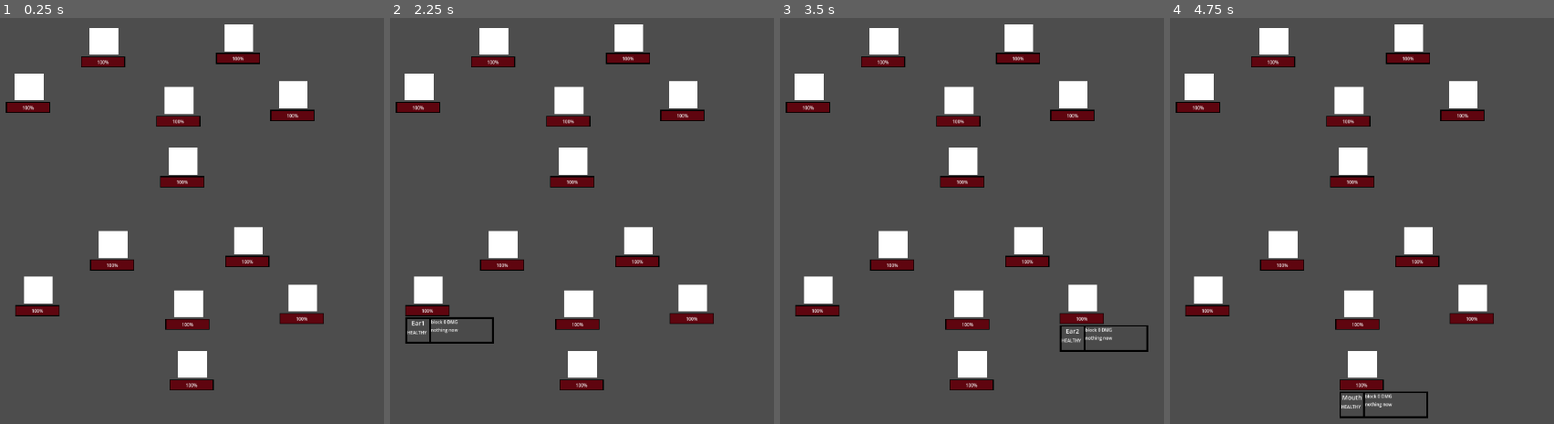
Above: before the commit, frames 1-4 (left to right).
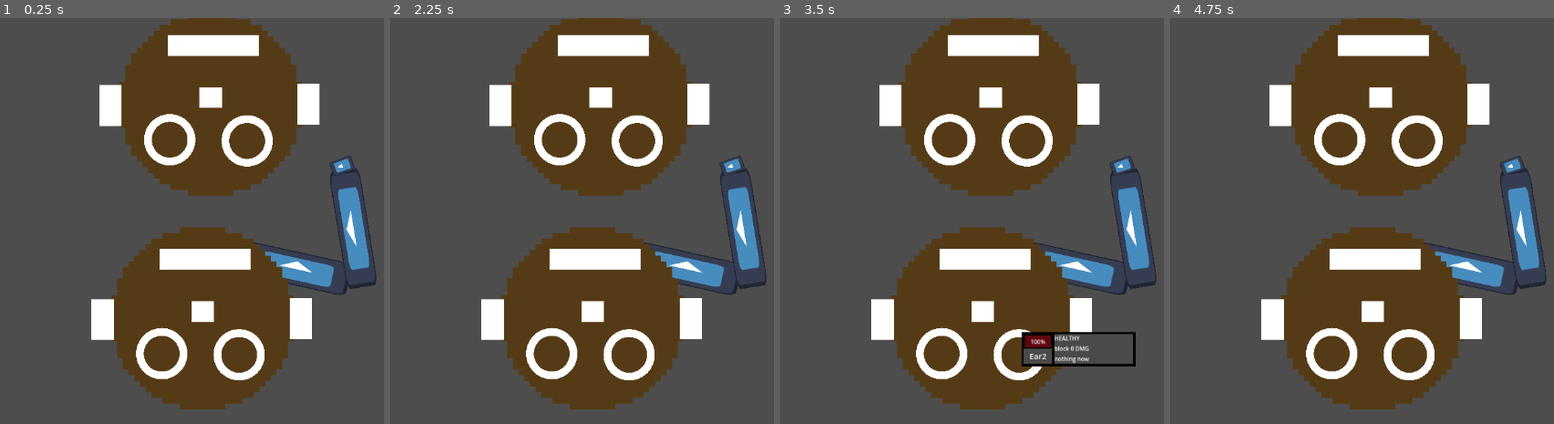
Above: after the commit, the same moments.

Repository: Floorban/GGJ3036
Game: Godot game, scene res://game/level/combat_area/combat_area_eric_test.tscn
Same seed, same stepped clock (60 frames per second), same inputs: the game is played once before the commit and once after it. The engine's default icon, where the game draws it, is replaced by a stand-in: a white triangle on a blue panel in a dark square.
Inputs (mouse positions are in pixels of both pictures, inside the frame that each line leads up to):
- Up to frame 1 (0.25 s): no input
- Up to frame 2 (2.25 s): tap Enter at 0.5, 2 s; move the mouse to (501, 245) at 0.52 s; click (501, 245) at 0.67 s; tap Space at 1.25 s; move the mouse to (639, 241) at 1.27 s; click (639, 241) at 1.42 s; move the mouse to (428, 290) at 2.02 s; click (428, 290) at 2.17 s
- Up to frame 3 (3.5 s): tap Space at 2.75 s; move the mouse to (1083, 298) at 2.77 s; click (1083, 298) at 2.92 s
- Up to frame 4 (4.75 s): tap Enter at 3.5 s; move the mouse to (1358, 302) at 3.52 s; click (1358, 302) at 3.67 s; tap Space at 4.25 s; move the mouse to (1362, 363) at 4.27 s; click (1362, 363) at 4.42 s

The runs differ from the first frame. In frame 1, 41% of the frame differs, in the area x 1-99%, y 0-97%; in frame 2, 42%; in frame 3, 41%; in frame 4, 41%.

Commit message:
arm ik

Diff:
--- a/game/level/combat_area/combat_area_eric_test.tscn
+++ b/game/level/combat_area/combat_area_eric_test.tscn
@@ -9,11 +9,12 @@
 enemy = NodePath("Enemy")
 
 [node name="Player" parent="." index="0" unique_id=1861387119 instance=ExtResource("2_27j7o")]
-position = Vector2(583, 469)
+position = Vector2(557, 509)
+attack_damage = 1.0
 
 [node name="Enemy" parent="." index="1" unique_id=1231642872 instance=ExtResource("3_27j7o")]
-position = Vector2(562, 10)
+position = Vector2(564, 321)
 
 [node name="Camera2D" type="Camera2D" parent="." index="2" unique_id=115216192]
-position = Vector2(652, 414)
-zoom = Vector2(0.7, 0.7)
+position = Vector2(574, 425)
+zoom = Vector2(1.8, 1.8)
--- a/game/system/anatomy/anatomy.tscn
+++ b/game/system/anatomy/anatomy.tscn
@@ -4,23 +4,20 @@
 [ext_resource type="Texture2D" uid="uid://dina2mpprqa58" path="res://sprites/ui/white.png" id="2_phaok"]
 [ext_resource type="PackedScene" uid="uid://c1xy4lkq206i0" path="res://game/system/anatomy/anatomy_ui.tscn" id="2_r8mws"]
 
-[sub_resource type="RectangleShape2D" id="RectangleShape2D_phaok"]
-size = Vector2(62, 58)
-
 [node name="Anatomy" type="Node2D" unique_id=1690948451 groups=["anatomy"]]
 script = ExtResource("1_hstcr")
 max_hp = 3.0
 
 [node name="Sprite" type="Sprite2D" parent="." unique_id=500964707]
+scale = Vector2(0.3, 0.3)
 texture = ExtResource("2_phaok")
 
 [node name="MouseDetectArea" type="Area2D" parent="." unique_id=1106976729]
 
 [node name="CollisionShape2D" type="CollisionShape2D" parent="MouseDetectArea" unique_id=149295176]
-shape = SubResource("RectangleShape2D_phaok")
 
 [node name="AnatomyUI" parent="." unique_id=665909425 instance=ExtResource("2_r8mws")]
 offset_left = -52.0
-offset_top = 61.0
+offset_top = 12.0
 offset_right = 148.0
-offset_bottom = 121.0
+offset_bottom = 72.0
--- a/game/system/anatomy/anatomy_ui.gd
+++ b/game/system/anatomy/anatomy_ui.gd
@@ -19,4 +19,4 @@
 	label_effect.text = effect
 
 func toggle_panel(turned_on: bool) -> void:
-	panel.visible = turned_on
+	visible = turned_on
--- a/game/system/anatomy/anatomy_ui.tscn
+++ b/game/system/anatomy/anatomy_ui.tscn
@@ -1,6 +1,14 @@
 [gd_scene format=3 uid="uid://c1xy4lkq206i0"]
 
 [ext_resource type="Script" uid="uid://ccdqq5mspaiqg" path="res://game/system/anatomy/anatomy_ui.gd" id="1_kt6gv"]
+
+[sub_resource type="StyleBoxFlat" id="StyleBoxFlat_5v1lm"]
+bg_color = Color(0.29060543, 0.2906055, 0.29060534, 1)
+border_width_left = 4
+border_width_top = 4
+border_width_right = 4
+border_width_bottom = 4
+border_color = Color(0, 0, 0, 1)
 
 [sub_resource type="StyleBoxFlat" id="StyleBoxFlat_kt6gv"]
 bg_color = Color(0.011764706, 0.011764706, 0.011764706, 0.40392157)
@@ -18,14 +26,6 @@
 border_width_bottom = 2
 border_color = Color(0, 0, 0, 1)
 
-[sub_resource type="StyleBoxFlat" id="StyleBoxFlat_5v1lm"]
-bg_color = Color(0.29060543, 0.2906055, 0.29060534, 1)
-border_width_left = 4
-border_width_top = 4
-border_width_right = 4
-border_width_bottom = 4
-border_color = Color(0, 0, 0, 1)
-
 [sub_resource type="StyleBoxLine" id="StyleBoxLine_kt6gv"]
 thickness = 4
 vertical = true
@@ -38,19 +38,6 @@
 offset_bottom = 60.0
 script = ExtResource("1_kt6gv")
 
-[node name="HpBar" type="ProgressBar" parent="." unique_id=1828563697]
-unique_name_in_owner = true
-custom_minimum_size = Vector2(100, 25)
-layout_mode = 0
-offset_top = -27.0
-offset_right = 50.0
-offset_bottom = -2.0
-theme_override_font_sizes/font_size = 10
-theme_override_styles/background = SubResource("StyleBoxFlat_kt6gv")
-theme_override_styles/fill = SubResource("StyleBoxFlat_2wssl")
-max_value = 3.0
-step = 0.1
-
 [node name="Panel" type="Panel" parent="." unique_id=273158366]
 layout_mode = 1
 anchors_preset = 15
@@ -58,6 +45,7 @@
 anchor_bottom = 1.0
 grow_horizontal = 2
 grow_vertical = 2
+scale = Vector2(0.5, 0.5)
 theme_override_styles/panel = SubResource("StyleBoxFlat_5v1lm")
 
 [node name="MarginContainer" type="MarginContainer" parent="Panel" unique_id=829839520]
@@ -81,18 +69,22 @@
 layout_mode = 2
 theme_override_constants/separation = 4
 
+[node name="HpBar" type="ProgressBar" parent="Panel/MarginContainer/HBoxContainer/Info" unique_id=1828563697]
+unique_name_in_owner = true
+custom_minimum_size = Vector2(0, 25)
+layout_mode = 2
+theme_override_font_sizes/font_size = 10
+theme_override_styles/background = SubResource("StyleBoxFlat_kt6gv")
+theme_override_styles/fill = SubResource("StyleBoxFlat_2wssl")
+max_value = 3.0
+step = 0.1
+
 [node name="LabelName" type="Label" parent="Panel/MarginContainer/HBoxContainer/Info" unique_id=1656866749]
 unique_name_in_owner = true
 layout_mode = 2
 theme_override_font_sizes/font_size = 14
 text = "Body"
 horizontal_alignment = 1
-
-[node name="LabelState" type="Label" parent="Panel/MarginContainer/HBoxContainer/Info" unique_id=1878072070]
-unique_name_in_owner = true
-layout_mode = 2
-theme_override_font_sizes/font_size = 10
-text = " HEALTHY"
 
 [node name="VSeparator" type="VSeparator" parent="Panel/MarginContainer/HBoxContainer" unique_id=1919382996]
 layout_mode = 2
@@ -102,6 +94,12 @@
 layout_mode = 2
 size_flags_horizontal = 3
 theme_override_constants/separation = 4
+
+[node name="LabelState" type="Label" parent="Panel/MarginContainer/HBoxContainer/Stats" unique_id=1878072070]
+unique_name_in_owner = true
+layout_mode = 2
+theme_override_font_sizes/font_size = 10
+text = " HEALTHY"
 
 [node name="LabelBlock" type="Label" parent="Panel/MarginContainer/HBoxContainer/Stats" unique_id=1352774914]
 unique_name_in_owner = true
--- /dev/null
+++ b/game/system/anatomy/parts/body/arm.gd
@@ -0,0 +1,66 @@
+class_name Arm extends Node2D
+
+@onready var fist_target: Marker2D = %FistTarget
+@export var windup_distance := 18.0
+@export var windup_strength := 1.0
+
+var rest_position: Vector2
+var windup_position: Vector2
+var is_punching := false
+
+func _ready() -> void:
+	rest_position = fist_target.global_position
+	windup_position = rest_position
+
+func update_windup(progress: float, attack_dir: Vector2) -> void:
+	if is_punching:
+		return
+
+	var eased := ease(progress, 0.7)
+	windup_position = rest_position - attack_dir * windup_distance * eased * windup_strength
+
+	fist_target.global_position = fist_target.global_position.lerp(
+		windup_position,
+		0.15
+	)
+
+func punch(target_global_pos: Vector2, on_hit: Callable) -> void:
+	if is_punching:
+		return
+	is_punching = true
+
+	var tween := create_tween()
+	tween.set_trans(Tween.TRANS_QUAD)
+	tween.set_ease(Tween.EASE_OUT)
+
+	var wind_up_pos := Vector2(randf_range(2,5), randf_range(2,5))
+
+	tween.tween_property(
+		fist_target,
+		"global_position",
+		global_position + wind_up_pos,
+		0.5
+	)
+
+	# Move fist to target
+	tween.tween_property(
+		fist_target,
+		"global_position",
+		target_global_pos,
+		0.3
+	)
+
+	# Apply damage at peak
+	tween.tween_callback(on_hit)
+
+	# Return to rest
+	tween.tween_property(
+		fist_target,
+		"global_position",
+		rest_position,
+		0.4
+	)
+
+	tween.tween_callback(func():
+		is_punching = false
+	)
--- /dev/null
+++ b/game/system/anatomy/parts/body/arm.tscn
@@ -0,0 +1,81 @@
+[gd_scene format=3 uid="uid://cc5iuju00imms"]
+
+[ext_resource type="Script" uid="uid://crtjhl3xse5fi" path="res://game/system/anatomy/parts/body/arm.gd" id="1_hily2"]
+[ext_resource type="Texture2D" uid="uid://dpyb4wdpwxli" path="res://sprites/icon.svg" id="2_54hrx"]
+
+[sub_resource type="SkeletonModification2DFABRIK" id="SkeletonModification2DFABRIK_54hrx"]
+target_nodepath = NodePath("../FistTarget")
+fabrik_data_chain_length = 3
+joint_data/0/bone_index = 0
+joint_data/0/bone2d_node = NodePath("Sprite2DBone2D")
+joint_data/1/bone_index = 1
+joint_data/1/bone2d_node = NodePath("Sprite2DBone2D/Sprite2D2Bone2D")
+joint_data/1/magnet_position = Vector2(0, 0)
+joint_data/2/bone_index = 2
+joint_data/2/bone2d_node = NodePath("Sprite2DBone2D/Sprite2D2Bone2D/Sprite2D3Bone2D")
+joint_data/2/magnet_position = Vector2(0, 0)
+joint_data/2/use_target_rotation = false
+
+[sub_resource type="SkeletonModificationStack2D" id="SkeletonModificationStack2D_54hrx"]
+enabled = true
+modification_count = 1
+modifications/0 = SubResource("SkeletonModification2DFABRIK_54hrx")
+
+[node name="Arm" type="Node2D" unique_id=1972221418]
+script = ExtResource("1_hily2")
+
+[node name="Skeleton2D" type="Skeleton2D" parent="." unique_id=408280702]
+modification_stack = SubResource("SkeletonModificationStack2D_54hrx")
+
+[node name="Sprite2DBone2D" type="Bone2D" parent="Skeleton2D" unique_id=1789155330]
+rotation = 0.1714634
+scale = Vector2(0.20312546, 0.1796877)
+rest = Transform2D(0.20219468, 0.019423341, -0.01718216, 0.17886423, 0, 40.5)
+auto_calculate_length_and_angle = false
+length = 550.0
+bone_angle = 0.0
+metadata/_local_pose_override_enabled_ = true
+
+[node name="Sprite2D" type="Sprite2D" parent="Skeleton2D/Sprite2DBone2D" unique_id=1904858807]
+z_index = -1
+position = Vector2(192.66234, 10.059482)
+scale = Vector2(3.6705182, 1.2826781)
+texture = ExtResource("2_54hrx")
+
+[node name="Sprite2D2Bone2D" type="Bone2D" parent="Skeleton2D/Sprite2DBone2D" unique_id=1966820033]
+position = Vector2(353.846, -1.5258789e-05)
+rotation = 0.11977731
+scale = Vector2(1.0785996, 3.1700444)
+skew = -0.025872707
+rest = Transform2D(1.0392241, -0.31928748, 0.7363789, 3.0628166, 265.38428, -1.5258789e-05)
+auto_calculate_length_and_angle = false
+length = 450.0
+bone_angle = -1.150347e-06
+metadata/_local_pose_override_enabled_ = true
+
+[node name="Sprite2D2" type="Sprite2D" parent="Skeleton2D/Sprite2DBone2D/Sprite2D2Bone2D" unique_id=1575779853]
+z_index = 1
+position = Vector2(214.73099, -1.5569115)
+scale = Vector2(3.7210128, 0.3730775)
+texture = ExtResource("2_54hrx")
+
+[node name="Sprite2D3Bone2D" type="Bone2D" parent="Skeleton2D/Sprite2DBone2D/Sprite2D2Bone2D" unique_id=1916331396]
+position = Vector2(399.99957, 0)
+rotation = -0.11426462
+scale = Vector2(0.7576851, 0.39946756)
+skew = -0.54820824
+rest = Transform2D(-0.45176578, -0.24657224, 0.7012968, -0.18903401, 299.9998, 0)
+auto_calculate_length_and_angle = false
+length = 50.0
+bone_angle = 0.0
+metadata/_local_pose_override_enabled_ = true
+
+[node name="Sprite2D3" type="Sprite2D" parent="Skeleton2D/Sprite2DBone2D/Sprite2D2Bone2D/Sprite2D3Bone2D" unique_id=520692977]
+z_index = 1
+position = Vector2(27.586056, -4.8475437)
+scale = Vector2(0.58446074, 0.8313532)
+texture = ExtResource("2_54hrx")
+
+[node name="FistTarget" type="Marker2D" parent="." unique_id=702061991]
+unique_name_in_owner = true
+position = Vector2(78, -84)
--- a/game/system/anatomy/parts/face/ear.tscn
+++ b/game/system/anatomy/parts/face/ear.tscn
@@ -2,4 +2,13 @@
 
 [ext_resource type="PackedScene" uid="uid://dml04uxtc34nm" path="res://game/system/anatomy/anatomy.tscn" id="1_0uj06"]
 
+[sub_resource type="RectangleShape2D" id="RectangleShape2D_0uj06"]
+size = Vector2(20, 36)
+
 [node name="Ear" unique_id=1690948451 instance=ExtResource("1_0uj06")]
+
+[node name="Sprite" parent="." index="0" unique_id=500964707]
+scale = Vector2(0.3, 0.59016395)
+
+[node name="CollisionShape2D" parent="MouseDetectArea" parent_id_path=PackedInt32Array(1106976729) index="0" unique_id=149295176]
+shape = SubResource("RectangleShape2D_0uj06")
--- a/game/system/anatomy/parts/face/eye.tscn
+++ b/game/system/anatomy/parts/face/eye.tscn
@@ -1,5 +1,16 @@
 [gd_scene format=3 uid="uid://dpw0p64fe8sla"]
 
 [ext_resource type="PackedScene" uid="uid://dml04uxtc34nm" path="res://game/system/anatomy/anatomy.tscn" id="1_818u1"]
+[ext_resource type="Texture2D" uid="uid://b4cl7mt1t6r21" path="res://sprites/ui/ring.png" id="2_kg5hk"]
+
+[sub_resource type="RectangleShape2D" id="RectangleShape2D_kg5hk"]
+size = Vector2(40, 42)
 
 [node name="Eye" unique_id=1690948451 instance=ExtResource("1_818u1")]
+
+[node name="Sprite" parent="." index="0" unique_id=500964707]
+scale = Vector2(0.01, 0.01)
+texture = ExtResource("2_kg5hk")
+
+[node name="CollisionShape2D" parent="MouseDetectArea" parent_id_path=PackedInt32Array(1106976729) index="0" unique_id=149295176]
+shape = SubResource("RectangleShape2D_kg5hk")
--- a/game/system/anatomy/parts/face/mouth.tscn
+++ b/game/system/anatomy/parts/face/mouth.tscn
@@ -2,4 +2,13 @@
 
 [ext_resource type="PackedScene" uid="uid://dml04uxtc34nm" path="res://game/system/anatomy/anatomy.tscn" id="1_q55ig"]
 
+[sub_resource type="RectangleShape2D" id="RectangleShape2D_q55ig"]
+size = Vector2(82, 20)
+
 [node name="Mouth" unique_id=1690948451 instance=ExtResource("1_q55ig")]
+
+[node name="Sprite" parent="." index="0" unique_id=500964707]
+scale = Vector2(1.2307693, 0.3)
+
+[node name="CollisionShape2D" parent="MouseDetectArea" parent_id_path=PackedInt32Array(1106976729) index="0" unique_id=149295176]
+shape = SubResource("RectangleShape2D_q55ig")
--- a/game/system/anatomy/parts/face/nose.tscn
+++ b/game/system/anatomy/parts/face/nose.tscn
@@ -2,4 +2,9 @@
 
 [ext_resource type="PackedScene" uid="uid://dml04uxtc34nm" path="res://game/system/anatomy/anatomy.tscn" id="1_bxjig"]
 
+[sub_resource type="RectangleShape2D" id="RectangleShape2D_bxjig"]
+
 [node name="Nose" unique_id=1690948451 instance=ExtResource("1_bxjig")]
+
+[node name="CollisionShape2D" parent="MouseDetectArea" parent_id_path=PackedInt32Array(1106976729) index="0" unique_id=149295176]
+shape = SubResource("RectangleShape2D_bxjig")
--- a/game/system/character/Character.tscn
+++ b/game/system/character/Character.tscn
@@ -1,6 +1,7 @@
 [gd_scene format=3 uid="uid://cqk4twm4sfdyp"]
 
 [ext_resource type="Script" uid="uid://ci23jn24qnic1" path="res://game/system/character/character.gd" id="1_icscu"]
+[ext_resource type="Texture2D" uid="uid://dfkjr6p0df0on" path="res://sprites/ui/circle.png" id="2_5gfad"]
 [ext_resource type="PackedScene" uid="uid://dpw0p64fe8sla" path="res://game/system/anatomy/parts/face/eye.tscn" id="2_7fyn6"]
 [ext_resource type="PackedScene" uid="uid://db1cym3qxkh3h" path="res://game/system/anatomy/parts/face/ear.tscn" id="3_mq3re"]
 [ext_resource type="PackedScene" uid="uid://7t20pmgtsjd4" path="res://game/system/anatomy/parts/face/nose.tscn" id="4_5gfad"]
@@ -10,29 +11,35 @@
 [node name="Character" type="Node2D" unique_id=1861387119]
 script = ExtResource("1_icscu")
 
+[node name="Face" type="Sprite2D" parent="." unique_id=1276534686]
+modulate = Color(0.33305404, 0.23262998, 0.0849072, 1)
+texture_filter = 1
+scale = Vector2(5, 5)
+texture = ExtResource("2_5gfad")
+
 [node name="Eye1" parent="." unique_id=1690948451 instance=ExtResource("2_7fyn6")]
 unique_name_in_owner = true
-position = Vector2(-177, -6)
+position = Vector2(-36, 31)
 
 [node name="Eye2" parent="." unique_id=584210078 instance=ExtResource("2_7fyn6")]
 unique_name_in_owner = true
-position = Vector2(128, -14)
+position = Vector2(32, 32)
 
 [node name="Ear1" parent="." unique_id=1222327045 instance=ExtResource("3_mq3re")]
 unique_name_in_owner = true
-position = Vector2(-346, 97)
+position = Vector2(-88, 1)
 
 [node name="Ear2" parent="." unique_id=959483894 instance=ExtResource("3_mq3re")]
 unique_name_in_owner = true
-position = Vector2(251, 115)
+position = Vector2(86, 0)
 
 [node name="Nose" parent="." unique_id=1350482542 instance=ExtResource("4_5gfad")]
 unique_name_in_owner = true
-position = Vector2(-7, 128)
+position = Vector2(0, -6)
 
 [node name="Mouth" parent="." unique_id=508432269 instance=ExtResource("5_6uakp")]
 unique_name_in_owner = true
-position = Vector2(2, 265)
+position = Vector2(2, -52)
 
 [node name="CombatComponent" parent="." unique_id=823960288 instance=ExtResource("6_mq3re")]
 unique_name_in_owner = true
--- a/game/system/character/character.gd
+++ b/game/system/character/character.gd
@@ -13,6 +13,8 @@
 @onready var nose: Anatomy = %Nose
 @onready var mouth: Anatomy = %Mouth
 var opponent_anatomy: Array[Anatomy]
+
+@onready var arm: Arm = %Arm
 
 func init_character() -> void:
 	get_anatomy_references()
@@ -42,7 +44,9 @@
 func _perform_attack() -> void:
 	var target := choose_target()
 	if target:
-		combat_component.attack(target)
+		arm.punch(
+			target.global_position,
+			func(): combat_component.attack(target))
 
 func choose_target() -> Anatomy:
 	if opponent == null:
--- a/game/system/character/enemy/enemy.tscn
+++ b/game/system/character/enemy/enemy.tscn
@@ -6,3 +6,21 @@
 [node name="Enemy" unique_id=1861387119 instance=ExtResource("1_l53d7")]
 script = ExtResource("2_26h1w")
 attack_cooldown = 5.0
+
+[node name="Eye1" parent="." index="1" unique_id=1690948451]
+max_hp = 30.0
+
+[node name="Eye2" parent="." index="2" unique_id=584210078]
+max_hp = 30.0
+
+[node name="Ear1" parent="." index="3" unique_id=1222327045]
+max_hp = 30.0
+
+[node name="Ear2" parent="." index="4" unique_id=959483894]
+max_hp = 30.0
+
+[node name="Nose" parent="." index="5" unique_id=1350482542]
+max_hp = 30.0
+
+[node name="Mouth" parent="." index="6" unique_id=508432269]
+max_hp = 30.0
--- a/game/system/character/player/player.tscn
+++ b/game/system/character/player/player.tscn
@@ -2,8 +2,13 @@
 
 [ext_resource type="PackedScene" uid="uid://cqk4twm4sfdyp" path="res://game/system/character/Character.tscn" id="1_obar5"]
 [ext_resource type="Script" uid="uid://cmbivobrytkx7" path="res://game/system/character/player/player.gd" id="2_b2mth"]
+[ext_resource type="PackedScene" uid="uid://cc5iuju00imms" path="res://game/system/anatomy/parts/body/arm.tscn" id="3_3ipx8"]
 
 [node name="Player" unique_id=1861387119 instance=ExtResource("1_obar5")]
 script = ExtResource("2_b2mth")
 attack_damage = 2.0
 attack_cooldown = 3.0
+
+[node name="Arm" parent="." index="7" unique_id=334395171 instance=ExtResource("3_3ipx8")]
+unique_name_in_owner = true
+position = Vector2(44, -54)
--- a/game/system/combat/combat_component.gd
+++ b/game/system/combat/combat_component.gd
@@ -1,5 +1,6 @@
 class_name CombatComponent extends Node
 
+signal attack_windup(progress: float)
 signal combat_ready
 
 var base_damage: float
@@ -8,6 +9,13 @@
 
 func _ready() -> void:
 	combat_timer.timeout.connect(_on_combat_timer_out)
+
+func _process(_delta: float) -> void:
+	if combat_timer.is_stopped():
+		return
+
+	var progress := 1.0 - (combat_timer.time_left / combat_timer.wait_time)
+	attack_windup.emit(progress)
 
 func _on_combat_timer_out() -> void:
 	combat_ready.emit()
Not shown, added: game/system/anatomy/parts/body/arm.gd.uid
